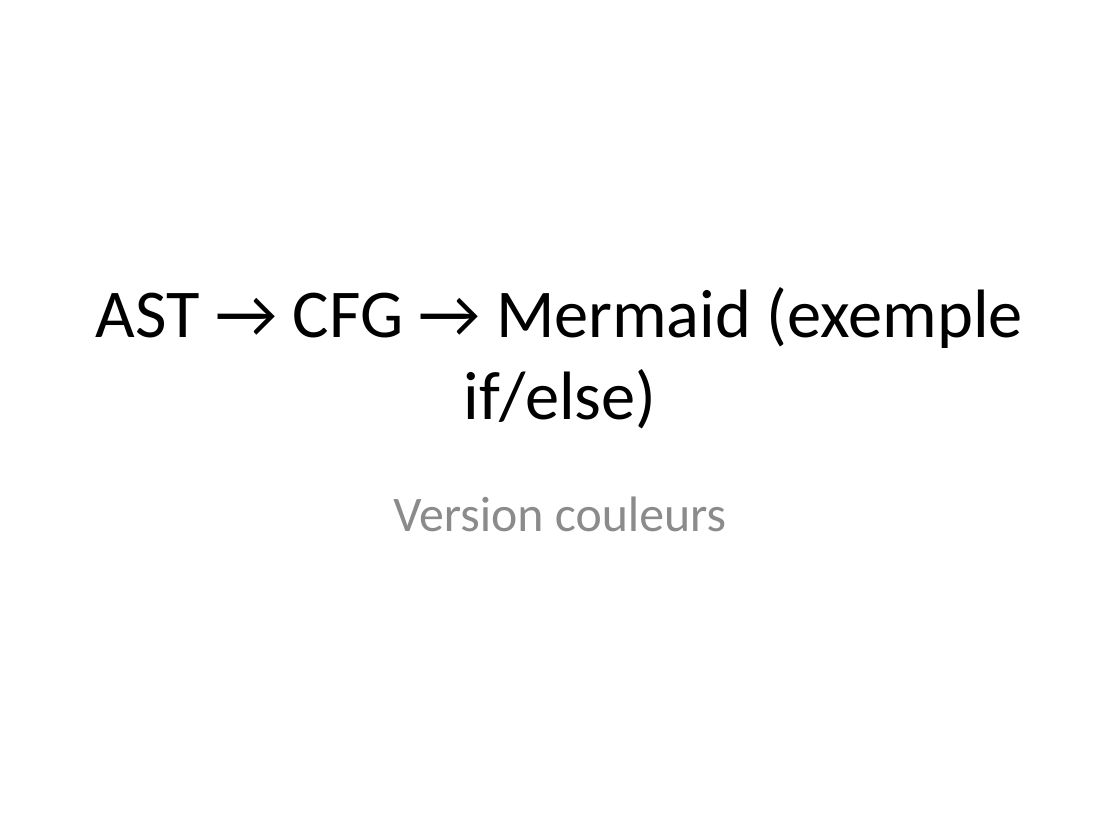
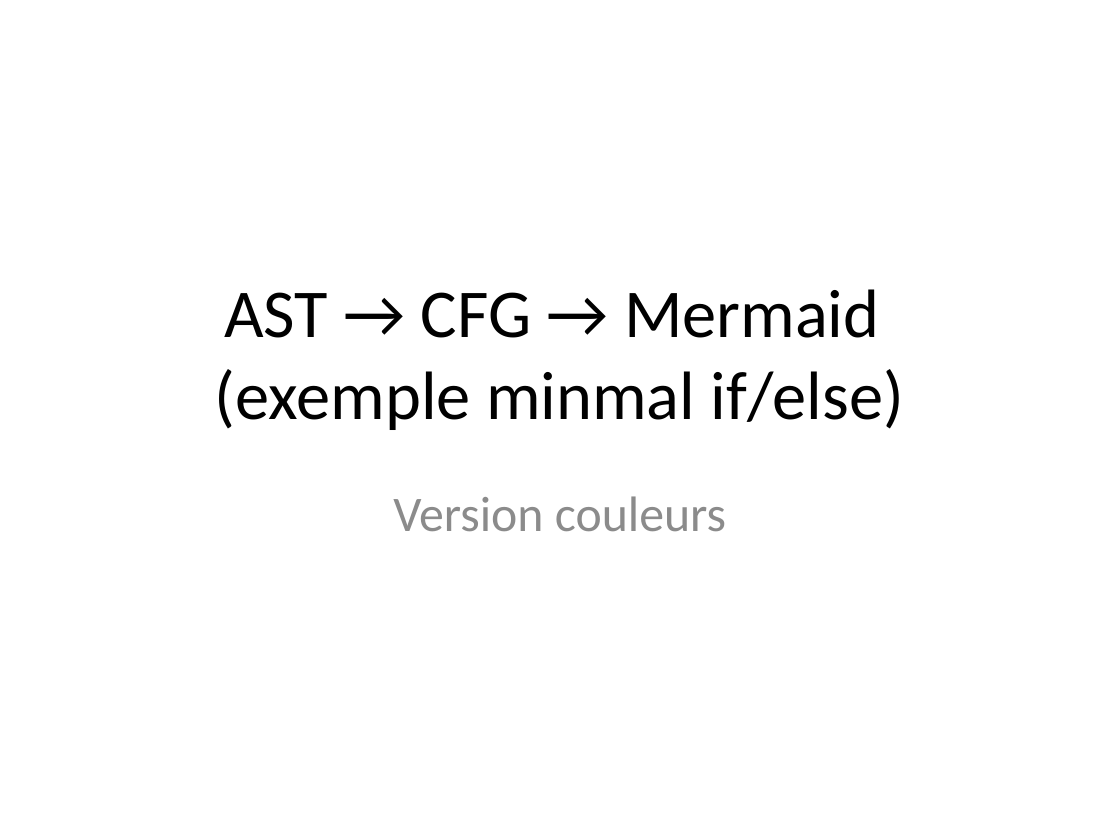
Before and after one commit to edu-mateescoj/gyminf, a slide deck: slide 1 of redac/slides_ast_cfg_colored.pptx. Drawn at 1120x840 pixels with LibreOffice and Linux fonts; fonts in the diff are those of the drawing. Boxes give left, top, right and bottom in pixels: in the first picture for what was removed or moved away, otherwise in the second. Text is boxed around its words. In the diff, an @@ line names an element or a change of style, - is before the commit and + after.

```diff
--- a/redac/slides_ast_cfg_colored.pptx
+++ b/redac/slides_ast_cfg_colored.pptx
@@ title at <box>215,289,904,430</box>: text changed @@
-AST → CFG → Mermaid (exemple if/else)
+AST → CFG → Mermaid
+(exemple minmal if/else)
```
Also in this commit, not shown: 2 other slides changed, 1 slide added, 1 slide removed, 24 other files.
